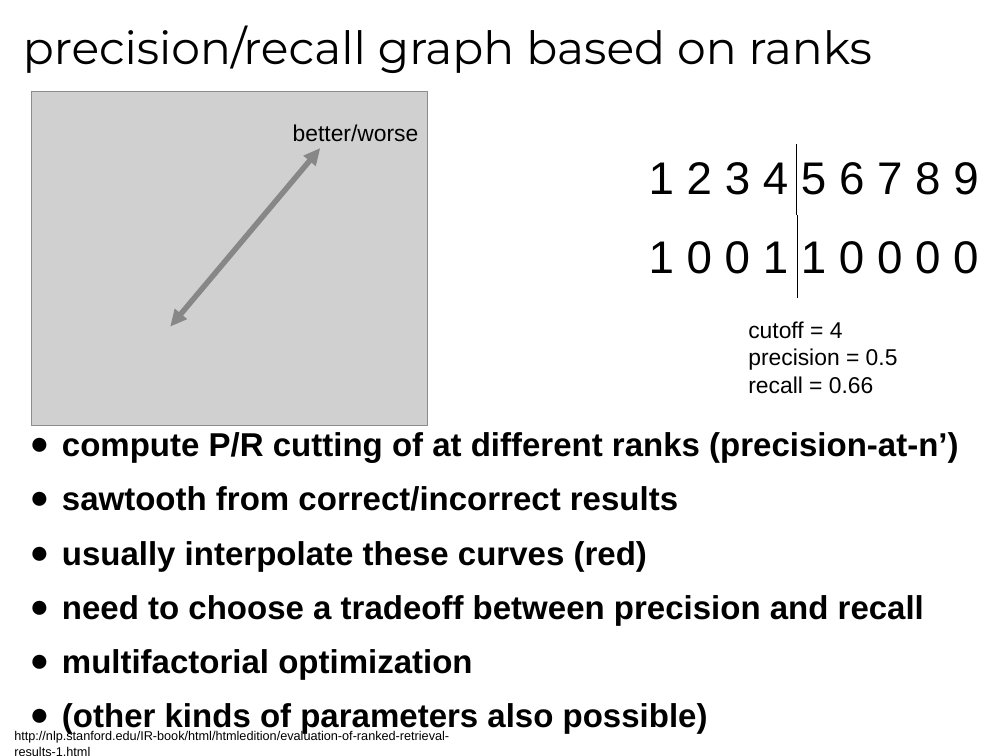
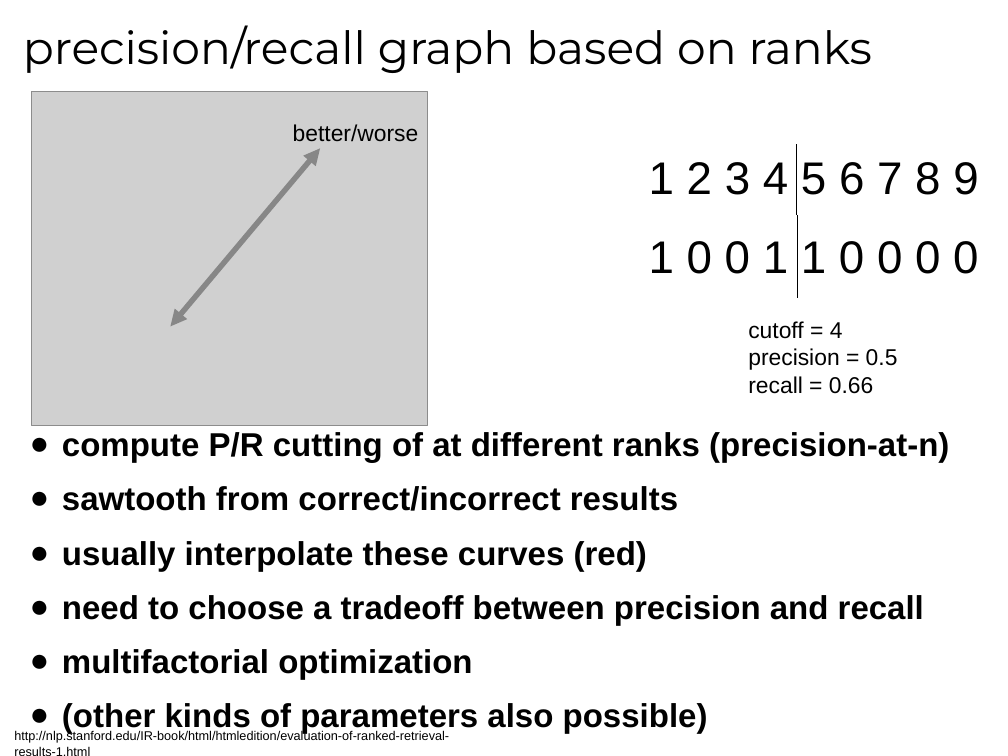
Before and after one commit to tmbdev-teaching/teaching-mmir, a slide deck: slide 7 of 01-textir.odp. Drawn at 1008x756 pixels with LibreOffice and Linux fonts; fonts in the diff are those of the drawing; grey boxes stand for pictures. Boxes give left, top, right and bottom in pixels: in the first picture for what was removed or moved away, otherwise in the second. Text is boxed around its words. In the diff, an @@ line names an element or a change of style, - is before the commit and + after.

```diff
--- a/01-textir.odp
+++ b/01-textir.odp
@@ text at (62,432,949,463): text changed @@
-● compute P/R cutting of at different ranks (precision-at-n’)
+● compute P/R cutting of at different ranks (precision-at-n)
```
Also in this commit, not shown: 3 other slides changed, 1 slide added, 1 slide removed, 3 other files.
